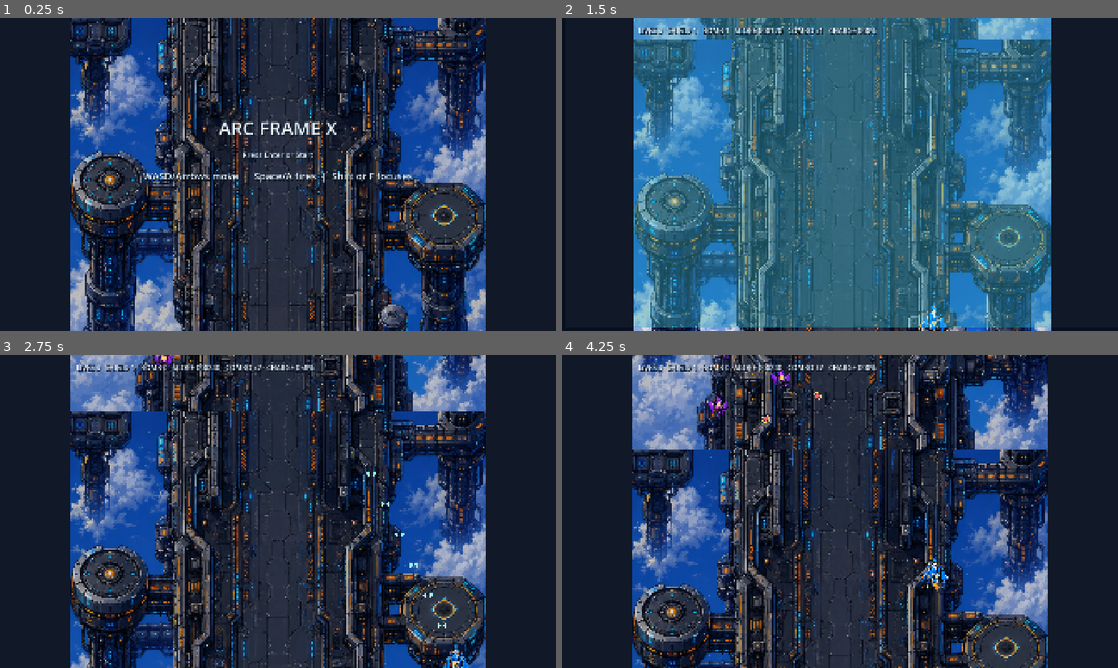
Above: before the commit, frames 1-4 (two rows, left to right).
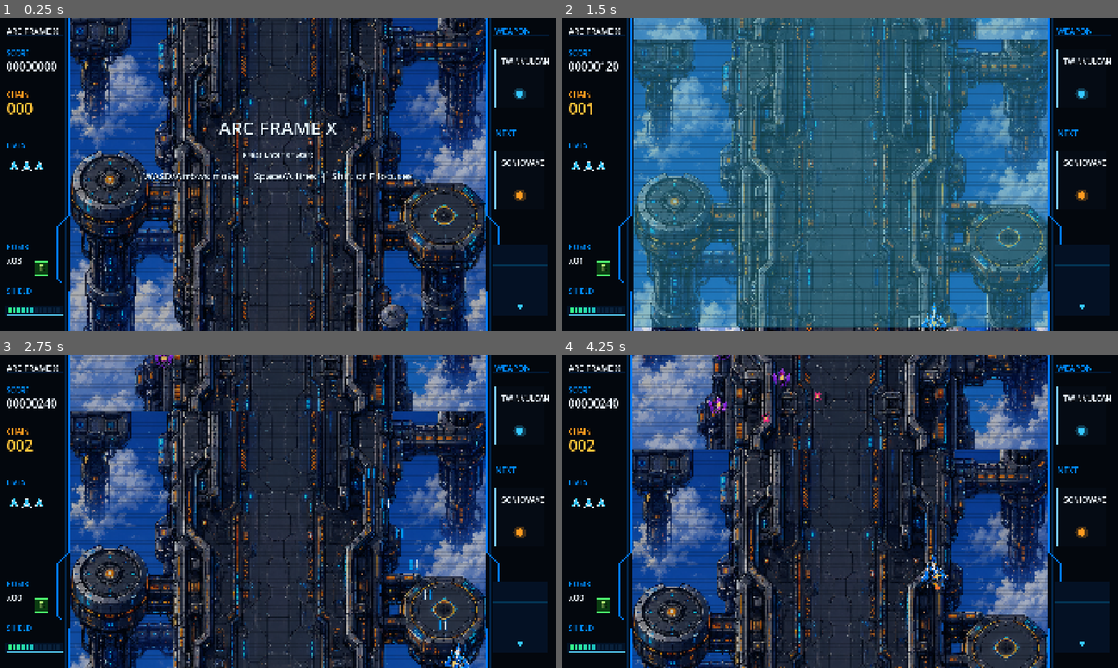
Above: after the commit, the same moments.

Repository: spacelabyelloiw/arcframex
Game: Godot game, scene res://scenes/core/main_game.tscn
Two runs of this game, one before a commit and one after it. Both use one fixed random seed, a clock stepped at 60 frames per second and the inputs below.
Inputs (mouse positions are in pixels of both pictures, inside the frame that each line leads up to):
- Up to frame 1 (0.25 s): no input
- Up to frame 2 (1.5 s): tap Enter (start_game) at 0.5 s; move the mouse to (962, 158) at 0.52 s; hold D (move_right) 0.53-1.28 s; tap X (bomb) at 0.6, 1.35 s; click (962, 158) at 0.67 s; move the mouse to (728, 190) at 1.27 s; hold S (move_down) from 1.28 s (still down)
- Up to frame 3 (2.75 s): move the mouse to (333, 442) at 2.02 s; release S (move_down) at 2.03 s; hold D (move_right) from 2.03 s (still down); hold Space (fire) from 2.03 s (still down); tap X (bomb) at 2.3 s
- Up to frame 4 (4.25 s): move the mouse to (812, 574) at 2.77 s; release D (move_right) at 2.78 s; release Space (fire) at 2.78 s; hold W (move_up) 2.78-3.53 s; tap Shift (focus) at 2.85 s; click (812, 574) at 2.92 s; tap X (bomb) at 3.05, 3.8 s; move the mouse to (1006, 558) at 3.52 s; hold A (move_left) from 3.53 s (still down); tap Enter (start_game) at 3.6 s

The runs differ from the first frame. In frame 1, 27% of the frame differs, in the area x 0-100%, y 0-100%; in frame 2, 31%; in frame 3, 28%; in frame 4, 28%.

Commit message:
Add retro arcade visual pass

Diff:
--- a/project.godot
+++ b/project.godot
@@ -81,3 +81,4 @@
 
 renderer/rendering_method="gl_compatibility"
 renderer/rendering_method.mobile="gl_compatibility"
+textures/canvas_textures/default_texture_filter=0
--- a/scripts/core/main_game.gd
+++ b/scripts/core/main_game.gd
@@ -16,6 +16,8 @@
 const CHARGE_TIME := 1.2
 const CHARGE_LASER_DURATION := 0.22
 const CHARGE_LASER_WIDTH := 52.0
+const LEFT_PANEL_WIDTH := 240.0
+const RIGHT_PANEL_WIDTH := 240.0
 
 var player_texture: Texture2D = preload("res://assets/art/player/spr_player_ship_base.png")
 var choir_drone_texture: Texture2D = preload("res://assets/art/enemies/spr_choir_drone.png")
@@ -40,6 +42,7 @@
 var bomb_flash_timer := 0.0
 var shake_timer := 0.0
 var shake_strength := 0.0
+var draw_shake_offset := Vector2.ZERO
 var boss_hit_flash := 0.0
 var boss_started := false
 var boss_active := false
@@ -63,6 +66,7 @@
 
 func _ready() -> void:
 	rng.randomize()
+	texture_filter = CanvasItem.TEXTURE_FILTER_NEAREST
 	_ensure_input_map()
 	_setup_audio()
 	_setup_ui()
@@ -113,20 +117,18 @@
 
 func _draw() -> void:
 	draw_rect(Rect2(Vector2.ZERO, get_viewport_rect().size), Color("#07101e"))
-	draw_set_transform(_get_shake_offset(), 0.0, Vector2.ONE)
-	_draw_side_panels()
+	draw_shake_offset = _get_shake_offset()
+	draw_set_transform(draw_shake_offset, 0.0, Vector2.ONE)
 	_draw_playfield()
 	_draw_stars()
 
 	for bullet in bullets:
 		var bullet_position: Vector2 = bullet["position"]
-		draw_circle(bullet_position, BULLET_RADIUS, Color("#8ff6ff"))
-		draw_circle(bullet_position + Vector2(0, 8), BULLET_RADIUS * 0.5, Color("#f8f0a8"))
+		_draw_player_bullet(bullet_position)
 
 	for enemy_bullet in enemy_bullets:
 		var enemy_bullet_position: Vector2 = enemy_bullet["position"]
-		draw_circle(enemy_bullet_position, 8.0, Color("#ff5d78"))
-		draw_arc(enemy_bullet_position, 13.0, 0.0, TAU, 20, Color("#ffd166"), 2.0)
+		_draw_enemy_bullet(enemy_bullet_position)
 
 	for laser in charged_lasers:
 		_draw_charged_laser(laser)
@@ -147,7 +149,9 @@
 		var alpha := minf(bomb_flash_timer * 3.0, 0.32)
 		draw_rect(PLAYFIELD, Color(0.3, 0.9, 1.0, alpha))
 
+	_draw_scanline_overlay()
 	draw_set_transform(Vector2.ZERO, 0.0, Vector2.ONE)
+	_draw_side_panels()
 
 
 func _setup_ui() -> void:
@@ -156,7 +160,8 @@
 
 	title_label = _make_label(Vector2(0, 335), Vector2(1920, 86), 64, HORIZONTAL_ALIGNMENT_CENTER)
 	subtitle_label = _make_label(Vector2(0, 432), Vector2(1920, 80), 26, HORIZONTAL_ALIGNMENT_CENTER)
-	hud_label = _make_label(PLAYFIELD.position + Vector2(24, 20), Vector2(PLAYFIELD.size.x - 48, 48), 24, HORIZONTAL_ALIGNMENT_LEFT)
+	hud_label = _make_label(Vector2.ZERO, Vector2.ZERO, 24, HORIZONTAL_ALIGNMENT_LEFT)
+	hud_label.visible = false
 	status_label = _make_label(Vector2(0, 510), Vector2(1920, 72), 34, HORIZONTAL_ALIGNMENT_CENTER)
 
 	hud_layer.add_child(title_label)
@@ -551,11 +556,7 @@
 
 
 func _update_hud() -> void:
-	var boss_text := ""
-	if boss_started:
-		boss_text = "   BOSS %03d/%03d" % [maxi(boss_health, 0), BOSS_MAX_HEALTH]
-	var charge_percent := int((charge_timer / CHARGE_TIME) * 100.0)
-	hud_label.text = "LIVES %d   SHIELD %d   BOMB %d   SCORE %06d   COMBO x%d   CHARGE %03d%%%s" % [maxi(lives, 0), shields, bombs, score, combo, charge_percent, boss_text]
+	hud_label.text = ""
 
 
 func _is_player_bullet_active(bullet: Dictionary) -> bool:
@@ -744,10 +745,128 @@
 
 
 func _draw_side_panels() -> void:
-	draw_rect(Rect2(Vector2(0, 0), Vector2(PLAYFIELD.position.x, 1080)), Color("#111827"))
-	draw_rect(Rect2(Vector2(PLAYFIELD.end.x, 0), Vector2(1920 - PLAYFIELD.end.x, 1080)), Color("#111827"))
-	draw_line(Vector2(PLAYFIELD.position.x, 0), Vector2(PLAYFIELD.position.x, 1080), Color("#35c7ff"), 2.0)
-	draw_line(Vector2(PLAYFIELD.end.x, 0), Vector2(PLAYFIELD.end.x, 1080), Color("#35c7ff"), 2.0)
+	var left_panel := Rect2(Vector2.ZERO, Vector2(LEFT_PANEL_WIDTH, 1080))
+	var right_panel := Rect2(Vector2(PLAYFIELD.end.x, 0), Vector2(RIGHT_PANEL_WIDTH, 1080))
+	draw_rect(left_panel, Color("#03070d"))
+	draw_rect(right_panel, Color("#03070d"))
+	_draw_panel_trim(left_panel, true)
+	_draw_panel_trim(right_panel, false)
+	_draw_left_arcade_hud()
+	_draw_right_arcade_hud()
+
+
+func _draw_panel_trim(panel: Rect2, left_side: bool) -> void:
+	var accent := Color("#007bff")
+	var dim := Color(0.0, 0.45, 0.9, 0.28)
+	var inner_x := panel.end.x - 12.0 if left_side else panel.position.x + 12.0
+	draw_line(Vector2(inner_x, 0), Vector2(inner_x, 1080), dim, 2.0)
+	for i in range(6):
+		var y := 60.0 + float(i) * 165.0
+		var x0 := panel.position.x + 24.0
+		var x1 := panel.end.x - 24.0
+		draw_line(Vector2(x0, y), Vector2(x1, y), Color(0.0, 0.35, 0.75, 0.22), 1.0)
+	if left_side:
+		var points := PackedVector2Array([
+			Vector2(panel.end.x - 2, 0),
+			Vector2(panel.end.x - 2, 680),
+			Vector2(panel.end.x - 42, 720),
+			Vector2(panel.end.x - 42, 900),
+			Vector2(panel.end.x - 2, 942),
+			Vector2(panel.end.x - 2, 1080)
+		])
+		draw_polyline(points, accent, 3.0)
+	else:
+		var points := PackedVector2Array([
+			Vector2(panel.position.x + 2, 0),
+			Vector2(panel.position.x + 2, 680),
+			Vector2(panel.position.x + 42, 720),
+			Vector2(panel.position.x + 42, 900),
+			Vector2(panel.position.x + 2, 942),
+			Vector2(panel.position.x + 2, 1080)
+		])
+		draw_polyline(points, accent, 3.0)
+
+
+func _draw_left_arcade_hud() -> void:
+	_draw_hud_text(Vector2(24, 58), "ARC FRAME X", 28, Color("#eef7ff"))
+	_draw_hud_text(Vector2(24, 134), "SCORE", 25, Color("#008cff"))
+	_draw_hud_text(Vector2(24, 184), "%08d" % score, 38, Color("#eef7ff"))
+	_draw_hud_text(Vector2(24, 276), "CHAIN", 25, Color("#ff9b1f"))
+	_draw_hud_text(Vector2(24, 334), "%03d" % combo, 54, Color("#ffc43b"))
+	_draw_hud_text(Vector2(24, 450), "LIVES", 25, Color("#008cff"))
+	for i in range(maxi(lives, 0)):
+		_draw_mini_ship(Vector2(48 + i * 44, 510))
+	_draw_hud_text(Vector2(24, 802), "BOMB", 25, Color("#008cff"))
+	_draw_hud_text(Vector2(24, 850), "x%02d" % bombs, 32, Color("#eef7ff"))
+	_draw_bomb_icon(Vector2(122, 842))
+	_draw_hud_text(Vector2(24, 954), "SHIELD", 25, Color("#008cff"))
+	_draw_meter(Rect2(Vector2(24, 995), Vector2(192, 28)), float(shields) / 2.0, Color("#35ff8a"), Color("#007bff"))
+
+
+func _draw_right_arcade_hud() -> void:
+	_draw_hud_text(Vector2(1712, 58), "WEAPON", 28, Color("#008cff"))
+	_draw_card(Rect2(Vector2(1710, 108), Vector2(170, 202)), "TWIN\nVULCAN", Color("#35c7ff"))
+	_draw_hud_text(Vector2(1712, 410), "NEXT", 28, Color("#008cff"))
+	_draw_card(Rect2(Vector2(1710, 458), Vector2(170, 202)), "SONIC\nWAVE", Color("#ff9b1f"))
+	_draw_minimap(Rect2(Vector2(1702, 782), Vector2(188, 248)))
+
+
+func _draw_hud_text(pos: Vector2, text: String, size: int, color: Color) -> void:
+	var font := ThemeDB.fallback_font
+	draw_string(font, pos, text, HORIZONTAL_ALIGNMENT_LEFT, -1, size, Color(0, 0, 0, 0.75))
+	draw_string(font, pos + Vector2(-2, -2), text, HORIZONTAL_ALIGNMENT_LEFT, -1, size, color)
+
+
+func _draw_meter(rect: Rect2, value: float, start_color: Color, end_color: Color) -> void:
+	draw_rect(rect.grow(4.0), Color("#021226"))
+	draw_rect(rect.grow(2.0), Color("#5ad7ff"), false, 2.0)
+	var segments := 12
+	for i in range(segments):
+		var t := float(i) / float(segments - 1)
+		var filled := t <= clampf(value, 0.0, 1.0)
+		var x := rect.position.x + 4.0 + float(i) * ((rect.size.x - 8.0) / float(segments))
+		var seg := Rect2(Vector2(x, rect.position.y + 4.0), Vector2(11.0, rect.size.y - 8.0))
+		draw_rect(seg, start_color.lerp(end_color, t) if filled else Color("#09213b"))
+
+
+func _draw_card(rect: Rect2, text: String, color: Color) -> void:
+	draw_rect(rect, Color("#050b14"))
+	draw_rect(rect, Color("#7ccfff"), false, 2.0)
+	_draw_hud_text(rect.position + Vector2(25, 54), text, 25, Color("#eef7ff"))
+	draw_circle(rect.position + Vector2(rect.size.x * 0.5, rect.size.y - 48), 22.0, Color(color.r, color.g, color.b, 0.25))
+	draw_circle(rect.position + Vector2(rect.size.x * 0.5, rect.size.y - 48), 12.0, color)
+
+
+func _draw_minimap(rect: Rect2) -> void:
+	draw_rect(rect, Color("#041124"))
+	draw_rect(rect, Color("#00a5ff"), false, 2.0)
+	for i in range(1, 5):
+		var x := rect.position.x + rect.size.x * float(i) / 5.0
+		draw_line(Vector2(x, rect.position.y), Vector2(x, rect.end.y), Color(0.0, 0.7, 1.0, 0.22), 1.0)
+	for i in range(1, 7):
+		var y := rect.position.y + rect.size.y * float(i) / 7.0
+		draw_line(Vector2(rect.position.x, y), Vector2(rect.end.x, y), Color(0.0, 0.7, 1.0, 0.22), 1.0)
+	var player_y := rect.end.y - 34.0
+	draw_circle(Vector2(rect.position.x + rect.size.x * 0.5, player_y), 8.0, Color("#35c7ff"))
+	if boss_started:
+		draw_circle(Vector2(rect.position.x + rect.size.x * 0.5, rect.position.y + 28.0), 6.0, Color("#ff5d78"))
+
+
+func _draw_mini_ship(pos: Vector2) -> void:
+	var points := PackedVector2Array([
+		pos + Vector2(0, -18),
+		pos + Vector2(14, 15),
+		pos + Vector2(0, 8),
+		pos + Vector2(-14, 15)
+	])
+	draw_colored_polygon(points, Color("#35c7ff"))
+	draw_polyline(PackedVector2Array([points[0], points[1], points[2], points[3], points[0]]), Color("#eef7ff"), 2.0)
+
+
+func _draw_bomb_icon(pos: Vector2) -> void:
+	draw_rect(Rect2(pos, Vector2(46, 46)), Color("#0b3d12"))
+	draw_rect(Rect2(pos, Vector2(46, 46)), Color("#4eff6f"), false, 3.0)
+	_draw_hud_text(pos + Vector2(14, 33), "B", 28, Color("#baff7a"))
 
 
 func _draw_playfield() -> void:
@@ -775,7 +894,7 @@
 	for i in range(70):
 		var x := PLAYFIELD.position.x + fmod(float(i * 137), PLAYFIELD.size.x)
 		var y := PLAYFIELD.position.y + fmod(float(i * 71) + stage_time * (20.0 + float(i % 4) * 18.0), PLAYFIELD.size.y)
-		draw_circle(Vector2(x, y), 1.5 + float(i % 3), Color(0.55, 0.9, 1.0, 0.35))
+		draw_circle(_pixel_snap(Vector2(x, y)), 1.5 + float(i % 3), Color(0.55, 0.9, 1.0, 0.24))
 
 
 func _draw_player() -> void:
@@ -783,22 +902,23 @@
 		return
 
 	var input_x := Input.get_axis("move_left", "move_right")
-	var lean := input_x * 7.0
-	_draw_texture_centered(player_texture, player_pos + Vector2(lean, -8), Vector2(118, 128))
+	var lean := input_x * 10.0
+	var bob := sin(stage_time * 13.0) * 2.0
+	_draw_texture_centered(player_texture, player_pos + Vector2(lean, -8 + bob), Vector2(118, 128), input_x * 0.08)
 	if charge_timer >= CHARGE_TIME:
 		draw_arc(player_pos, 42.0 + sin(stage_time * 18.0) * 4.0, 0.0, TAU, 36, Color("#8ff6ff"), 4.0)
 	elif charge_timer > 0.0:
 		draw_arc(player_pos, 30.0, -PI * 0.5, -PI * 0.5 + TAU * (charge_timer / CHARGE_TIME), 24, Color("#35c7ff"), 3.0)
 	draw_circle(player_pos, 5.0, Color(0.9, 1.0, 1.0, 0.85))
 	draw_circle(player_pos + Vector2(0, 2), 8.0, Color("#f7d36b"))
-	draw_circle(player_pos + Vector2(0, 42), 10.0 + sin(stage_time * 18.0) * 2.0, Color("#ff7a33"))
+	draw_circle(_pixel_snap(player_pos + Vector2(0, 42)), 10.0 + sin(stage_time * 18.0) * 2.0, Color("#ff7a33"))
 
 
 func _draw_boss() -> void:
 	if not boss_started:
 		return
 
-	_draw_texture_centered(boss_texture, boss_pos + Vector2(0, 12), Vector2(330, 305))
+	_draw_texture_centered(boss_texture, boss_pos + Vector2(0, 12 + sin(boss_weave * 7.0) * 2.0), Vector2(330, 305), sin(boss_weave * 2.0) * 0.025)
 	if boss_hit_flash > 0.0:
 		draw_circle(boss_pos, 104.0, Color(1.0, 1.0, 1.0, boss_hit_flash * 2.8))
 	draw_circle(boss_pos + Vector2(0, 4), 18.0 + sin(boss_weave * 8.0) * 3.0, Color(1.0, 0.35, 0.95, 0.65))
@@ -815,11 +935,26 @@
 func _draw_enemy(enemy: Dictionary) -> void:
 	var enemy_type: String = enemy["type"]
 	var center: Vector2 = enemy["position"]
+	var wobble: float = enemy["wobble"]
 	if enemy_type == "needle_runner":
-		_draw_texture_centered(needle_runner_texture, center + Vector2(0, 2), Vector2(78, 78))
+		_draw_texture_centered(needle_runner_texture, center + Vector2(0, 2), Vector2(78, 78), sin(wobble) * 0.08)
 	else:
-		_draw_texture_centered(choir_drone_texture, center + Vector2(0, 2), Vector2(78, 70))
-	draw_circle(center, 7.0, Color("#ffd166"))
+		_draw_texture_centered(choir_drone_texture, center + Vector2(0, 2 + sin(wobble * 1.7) * 2.0), Vector2(78, 70), sin(wobble) * 0.05)
+	draw_circle(_pixel_snap(center), 7.0, Color("#ffd166"))
+
+
+func _draw_player_bullet(pos: Vector2) -> void:
+	var snapped := _pixel_snap(pos)
+	draw_rect(Rect2(snapped + Vector2(-6, -20), Vector2(12, 38)), Color(0.0, 0.45, 1.0, 0.22))
+	draw_rect(Rect2(snapped + Vector2(-3, -18), Vector2(6, 34)), Color("#00a5ff"))
+	draw_rect(Rect2(snapped + Vector2(-1, -16), Vector2(2, 30)), Color("#e8f7ff"))
+
+
+func _draw_enemy_bullet(pos: Vector2) -> void:
+	var snapped := _pixel_snap(pos)
+	draw_circle(snapped, 10.0, Color("#ff2f80"))
+	draw_circle(snapped, 5.0, Color("#ffd166"))
+	draw_arc(snapped, 15.0, 0.0, TAU, 16, Color(1.0, 0.2, 0.55, 0.65), 3.0)
 
 
 func _draw_charged_laser(laser: Dictionary) -> void:
@@ -846,7 +981,20 @@
 	draw_arc(effect_position, radius * progress, 0.0, TAU, 36, Color(effect_color.r, effect_color.g, effect_color.b, alpha), 4.0)
 
 
-func _draw_texture_centered(texture: Texture2D, center: Vector2, size: Vector2) -> void:
+func _draw_texture_centered(texture: Texture2D, center: Vector2, size: Vector2, rotation := 0.0) -> void:
 	if texture == null:
 		return
-	draw_texture_rect(texture, Rect2(center - size * 0.5, size), false)
+	var snapped := _pixel_snap(center)
+	draw_set_transform(snapped + draw_shake_offset, rotation, Vector2.ONE)
+	draw_texture_rect(texture, Rect2(-size * 0.5, size), false)
+	draw_set_transform(draw_shake_offset, 0.0, Vector2.ONE)
+
+
+func _pixel_snap(pos: Vector2) -> Vector2:
+	return Vector2(roundf(pos.x / 2.0) * 2.0, roundf(pos.y / 2.0) * 2.0)
+
+
+func _draw_scanline_overlay() -> void:
+	for y in range(0, 1080, 4):
+		draw_rect(Rect2(Vector2(PLAYFIELD.position.x, float(y)), Vector2(PLAYFIELD.size.x, 1.0)), Color(0.0, 0.0, 0.0, 0.16))
+	draw_rect(PLAYFIELD, Color(0.0, 0.08, 0.18, 0.08))
Not shown, changed: docs/PLAYTEST.md
